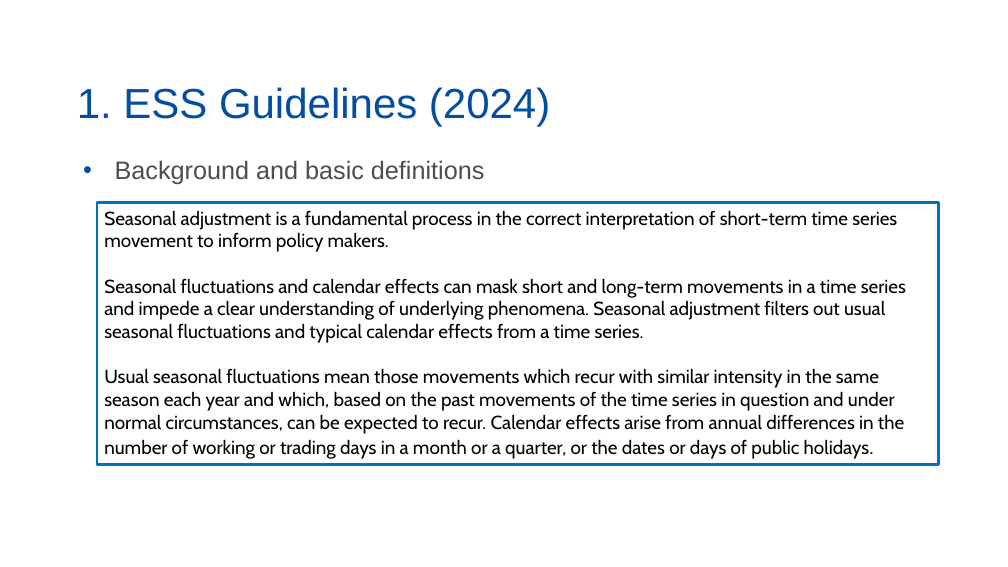
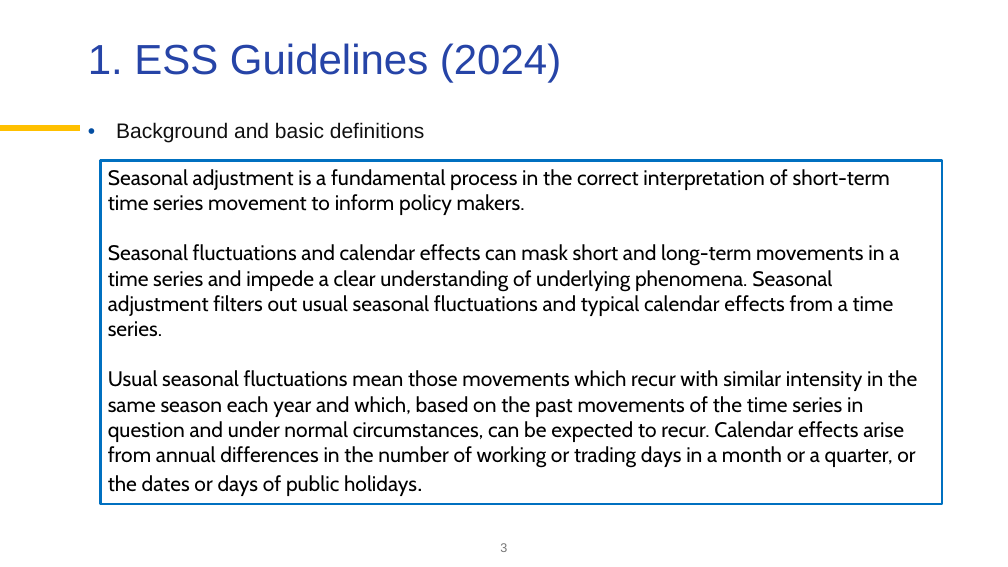
Before and after one commit to palatej/ESTP2026, a slide deck: slide 3 of 1.0 Seasonal adjustment.pptx. Drawn at 1008x567 pixels with LibreOffice and Linux fonts; fonts in the diff are those of the drawing; background and template pictures are left out. Boxes give left, top, right and bottom in pixels: in the first picture for what was removed or moved away, otherwise in the second. Text is boxed around its words. In the diff, an @@ line names an element or a change of style, - is before the commit and + after.

```diff
--- a/1.0 Seasonal adjustment.pptx
+++ b/1.0 Seasonal adjustment.pptx
@@ title "1. ESS Guidelines (2024)": place and size @@
-title "1. ESS Guidelines (2024)" at bbox=[77, 87, 550, 127]
+title "1. ESS Guidelines (2024)" at bbox=[88, 43, 561, 82]
@@ title "1. ESS Guidelines (2024)" at bbox=[88, 43, 561, 82]: text colour #034EA2 to #2644A7; vertical alignment bottom to top @@
@@ text "Background and basic definitions": place and size @@
-text "Background and basic definitions" at bbox=[115, 160, 484, 184]
+text "Background and basic definitions" at bbox=[116, 122, 425, 143]
@@ text "Background and basic definitions" at bbox=[116, 122, 425, 143]: size 24 to 20 pt, text colour #4D4D4D to #101010; indent changed; line spacing 1 to 0.9; more space between paragraphs @@
@@ line added from (0, 129) to (80, 129), #FFC000 6 pt @@
@@ rectangle "Seasonal adjustment is a fundamental ...": place and size @@
-rectangle "Seasonal adjustment is a fundamental ..." at bbox=[97, 203, 939, 465]
+rectangle "Seasonal adjustment is a fundamental ..." at bbox=[101, 160, 943, 504]
@@ rectangle "Seasonal adjustment is a fundamental ..." at bbox=[101, 160, 943, 504]: size 18 to 20 pt; size 20 to 24 pt in "holidays." @@
@@ page number added at bbox=[500, 543, 507, 552], 12 pt, text #767676 @@
+3
```
Also in this commit, not shown: 16 other slides changed, 1 slide added, 1 slide removed, 31 other files.
